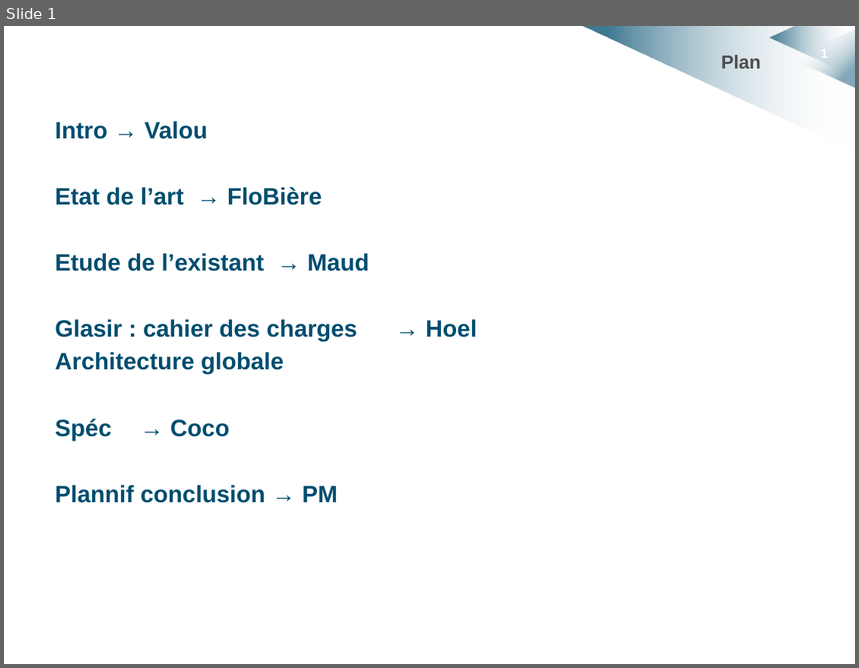
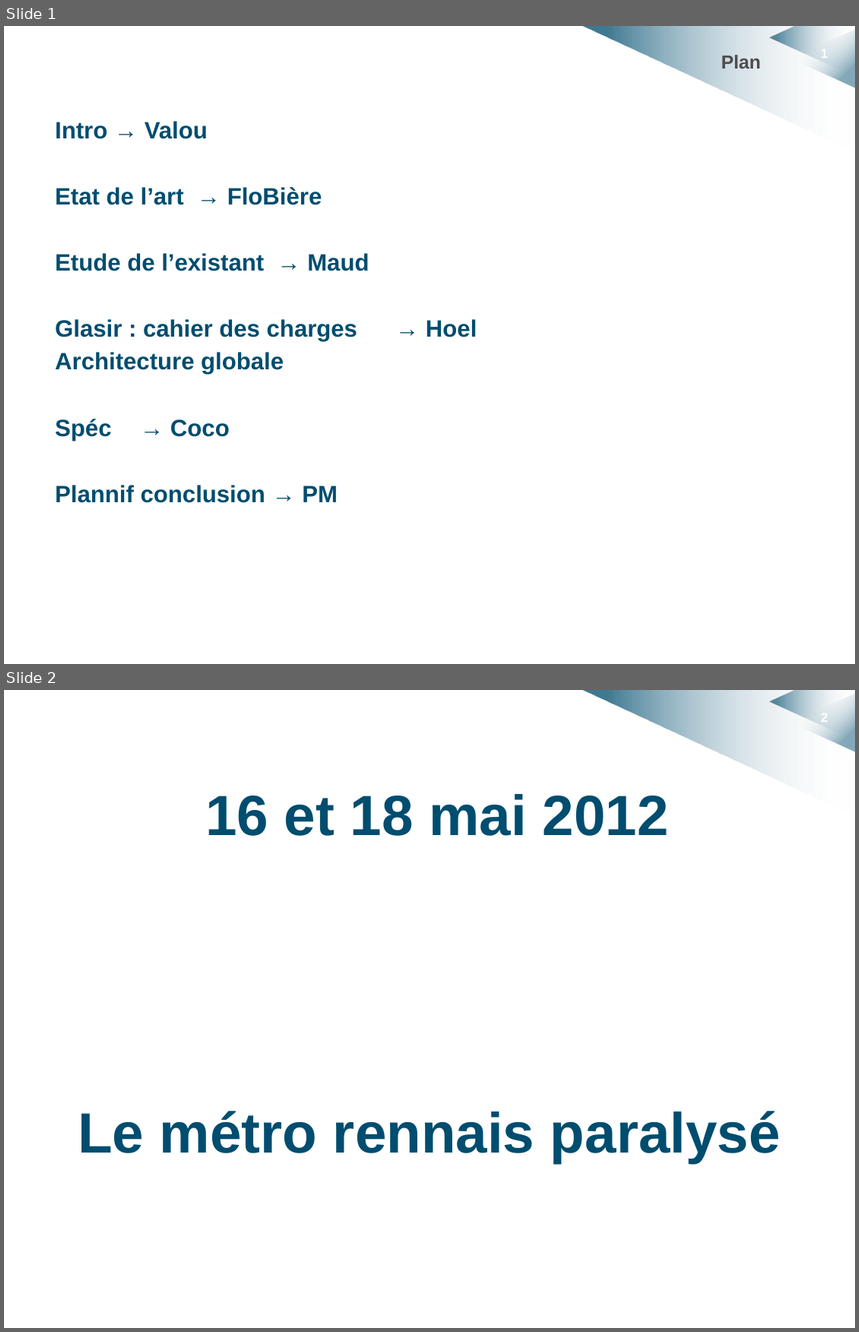
Before and after one commit to HKervadec/korrigolo, a slide deck: soutenances/projet_decembre/intro.pptx. Shown one above the other, each under a label of ours: slide 1 before the commit, slides 1 and 2 after it. The pictures are 859x668 and 859x1332 pixels, drawn with LibreOffice and Linux fonts; fonts in the diff are those of the drawing; background and template pictures are left out. Boxes give left, top, right and bottom in pixels: in the first picture for what was removed or moved away, otherwise in the second. Text is boxed around its words. In the diff, an @@ line names an element or a change of style, - is before the commit and + after.

Commit message:
dossier figures et ebauche intro

```diff
--- a/soutenances/projet_decembre/intro.pptx
+++ b/soutenances/projet_decembre/intro.pptx
@@ slide 2 added at box(4, 690, 855, 1328), background #FFFFFF; not listed: 4 template elements that a slide beside it also shows @@
@@ text added at box(78, 794, 781, 1163), 48 pt, text #004D6F, bold @@
+16 et 18 mai 2012
+Le métro rennais paralysé
```
